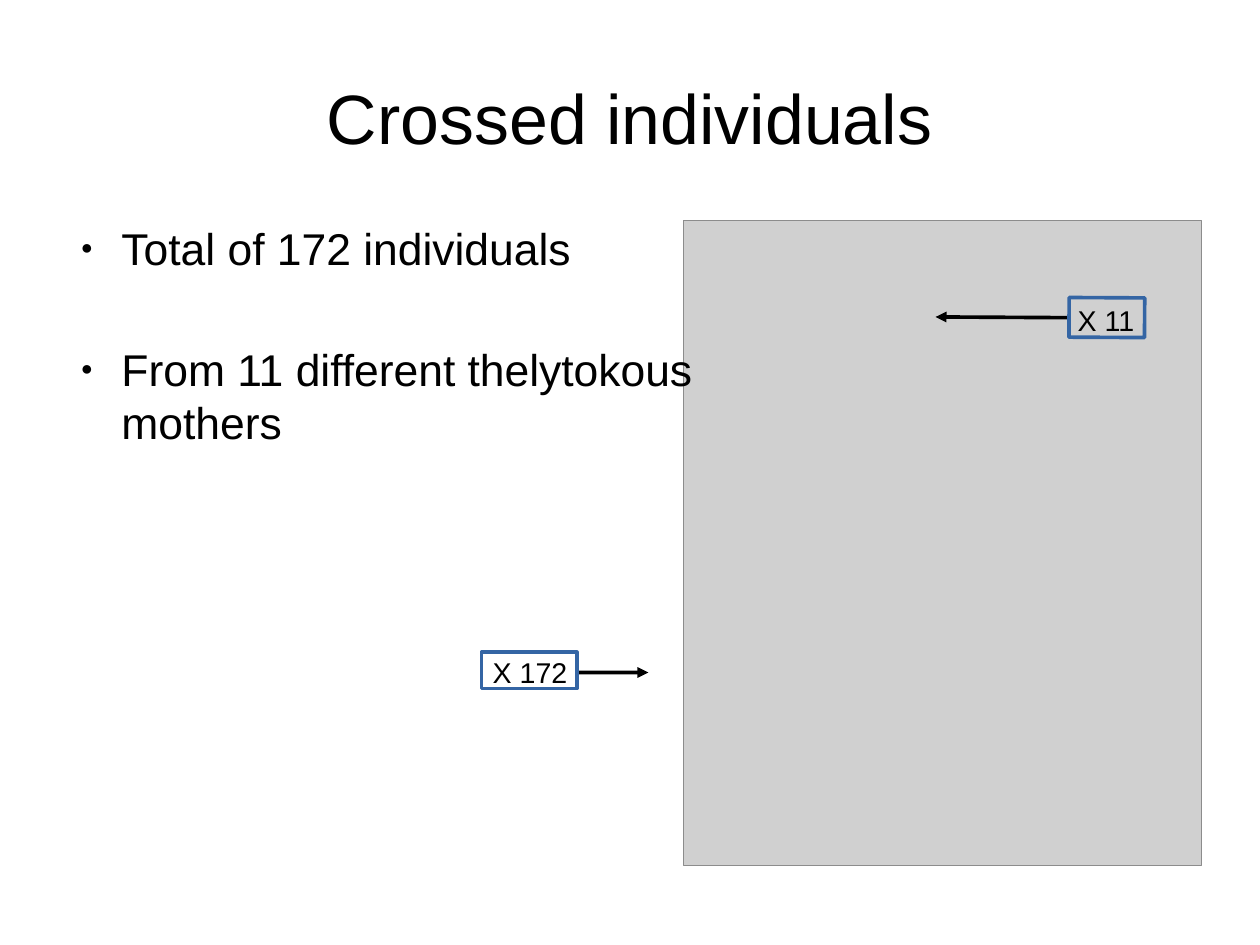
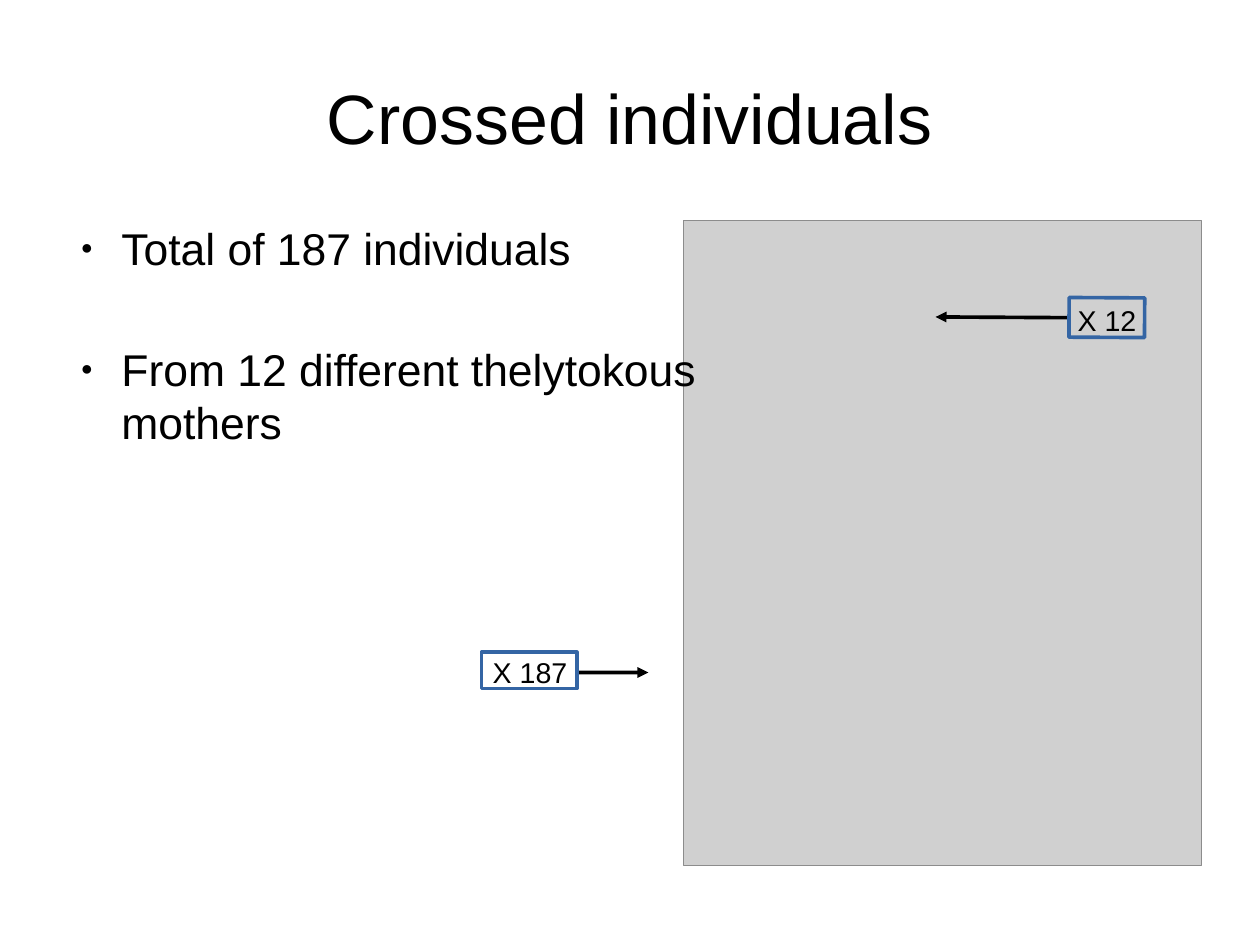
Before and after one commit to cmdoret/master_archive, a slide deck: slide 5 of reports/presentations/lab_meeting_20170712/lab_meeting_20170712.odp. Drawn at 1260x945 pixels with LibreOffice and Linux fonts; fonts in the diff are those of the drawing; grey boxes stand for pictures. Boxes give left, top, right and bottom in pixels: in the first picture for what was removed or moved away, otherwise in the second. Text is boxed around its words. In the diff, an @@ line names an element or a change of style, - is before the commit and + after.

```diff
--- a/reports/presentations/lab_meeting_20170712/lab_meeting_20170712.odp
+++ b/reports/presentations/lab_meeting_20170712/lab_meeting_20170712.odp
@@ text at (121, 232, 696, 440): text changed @@
-● Total of 172 individuals
-● From 11 different thelytokous mothers
+● Total of 187 individuals
+● From 12 different thelytokous mothers
@@ text at (1078, 311, 1137, 336): text changed @@
-X 11
+X 12
@@ text at (493, 663, 568, 688): text changed @@
-X 172
+X 187
```
Also in this commit, not shown: 4 other slides changed, 6 slides added, 5 other files.
